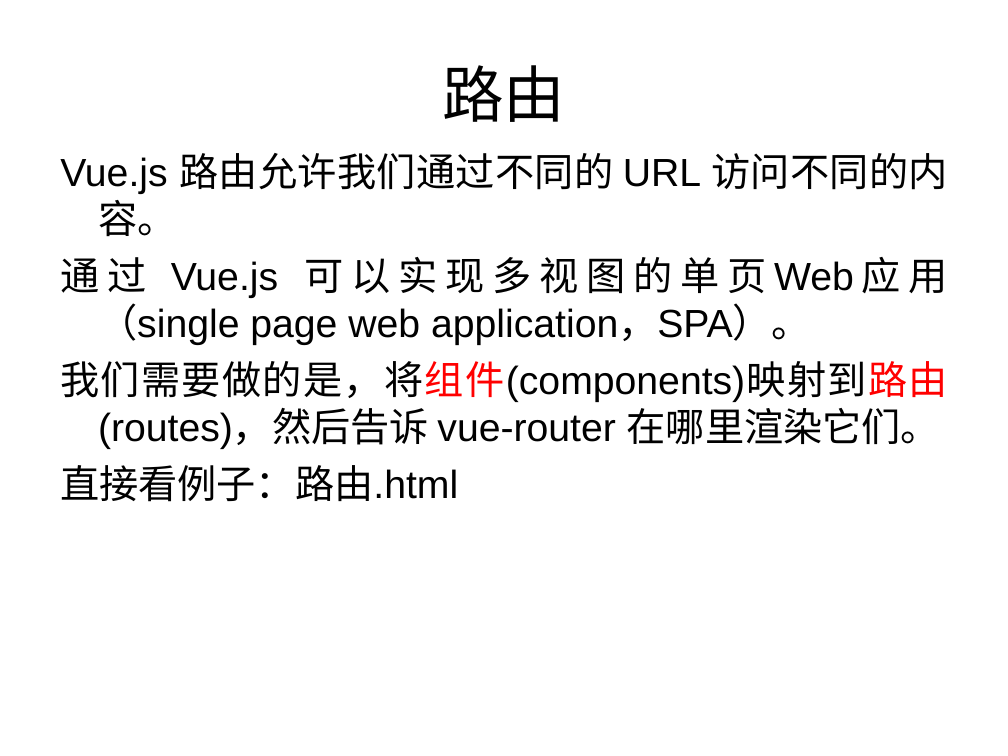
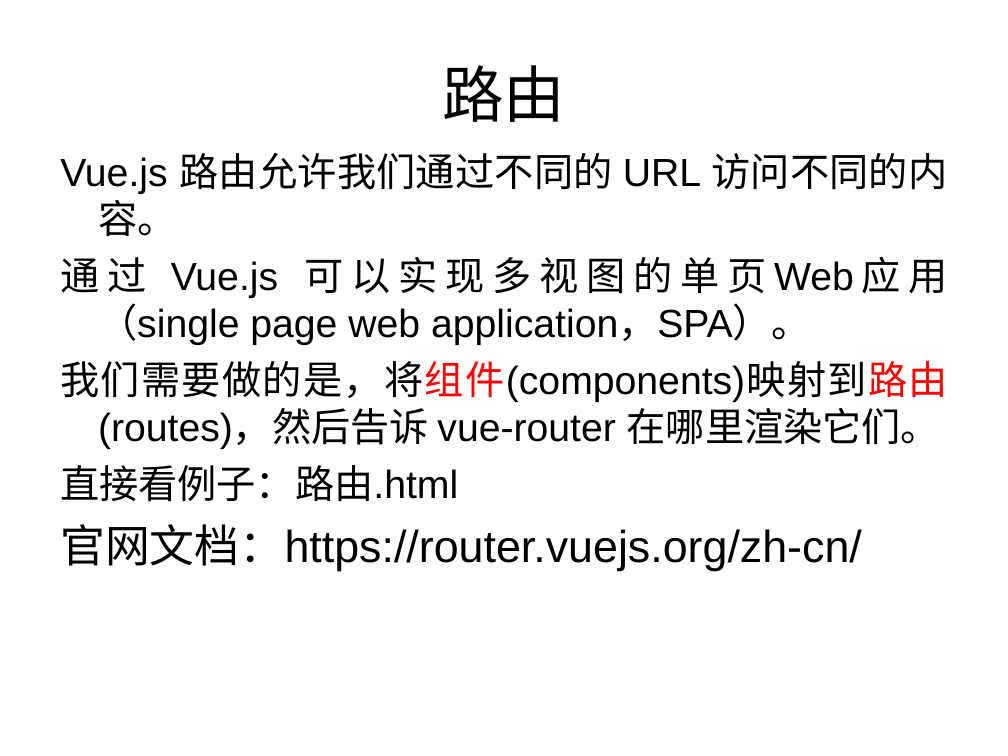
Before and after one commit to zhang13/VueLearn, a slide deck: slide 44 of doc/Vue入坑指南.ppt (slide 40 before the commit). Drawn at 1008x756 pixels with LibreOffice and Linux fonts; fonts in the diff are those of the drawing. Boxes give left, top, right and bottom in pixels: in the first picture for what was removed or moved away, otherwise in the second. Text is boxed around its words. In the diff, an @@ line names an element or a change of style, - is before the commit and + after.

```diff
--- a/doc/Vue入坑指南.ppt
+++ b/doc/Vue入坑指南.ppt
@@ text at (60,524,862,572): paragraph added @@
+官网文档：https://router.vuejs.org/zh-cn/
```
Also in this commit, not shown: 4 slides added, 5 other files.
